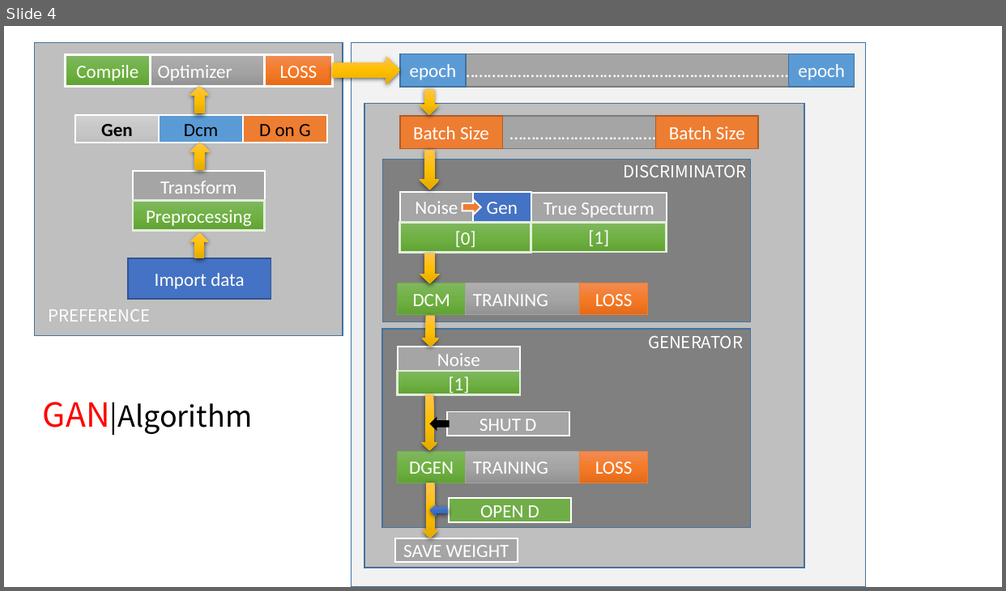
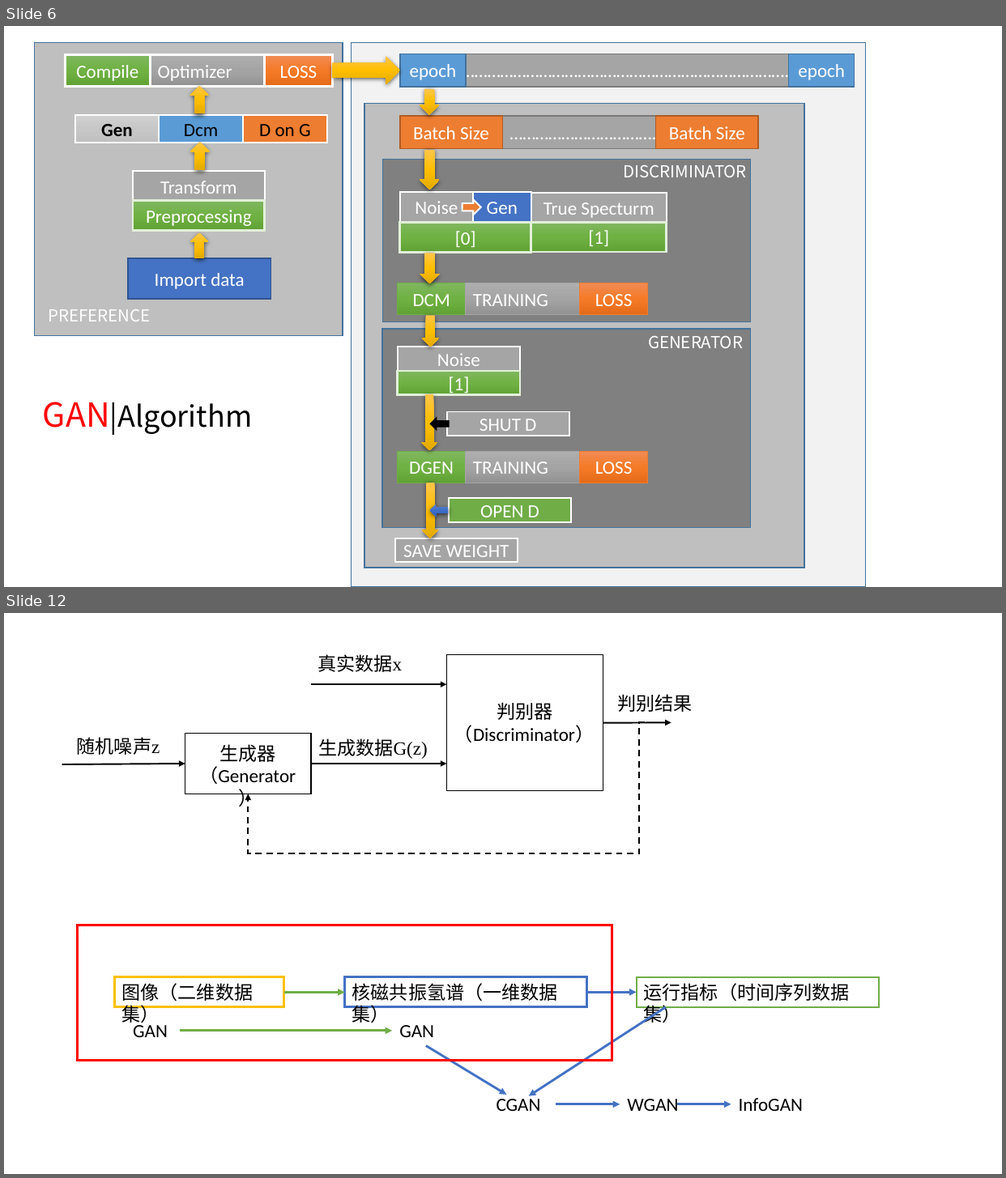
Before and after one commit to DreamPurchaseZnz/Picture, a slide deck: GANs_model.pptx. Shown one above the other, each under a label of ours: slide 4 before the commit, slides 6 and 12 after it; the slides between them are not shown. The pictures are 1006x591 and 1006x1178 pixels, drawn with LibreOffice and Linux fonts; fonts in the diff are those of the drawing. Boxes give left, top, right and bottom in pixels: in the first picture for what was removed or moved away, otherwise in the second. Text is boxed around its words. In the diff, an @@ line names an element or a change of style, - is before the commit and + after.

```diff
--- a/GANs_model.pptx
+++ b/GANs_model.pptx
@@ slide 12 added at box(4, 613, 1002, 1174), background #FFFFFF @@
@@ group added at box(62, 654, 692, 854): 6 texts, 4 arrows, 2 rectangles, 1 elbow arrow @@
+判别器
+（Discriminator）
+生成器
+（Generator）
+随机噪声z
+生成数据G(z)
+真实数据x
+判别结果
@@ group added at box(78, 925, 879, 1111): 7 arrows, 5 texts, 4 rectangles @@
+图像（二维数据集）
+核磁共振氢谱（一维数据集）
+运行指标（时间序列数据集）
+GAN
+GAN
+CGAN
+WGAN
+InfoGAN
@@ what was slide 4 is now slide 6 @@
```
Also in this commit, not shown: 4 slides changed, 4 other slides added, 1 slide removed, 7 other files.
